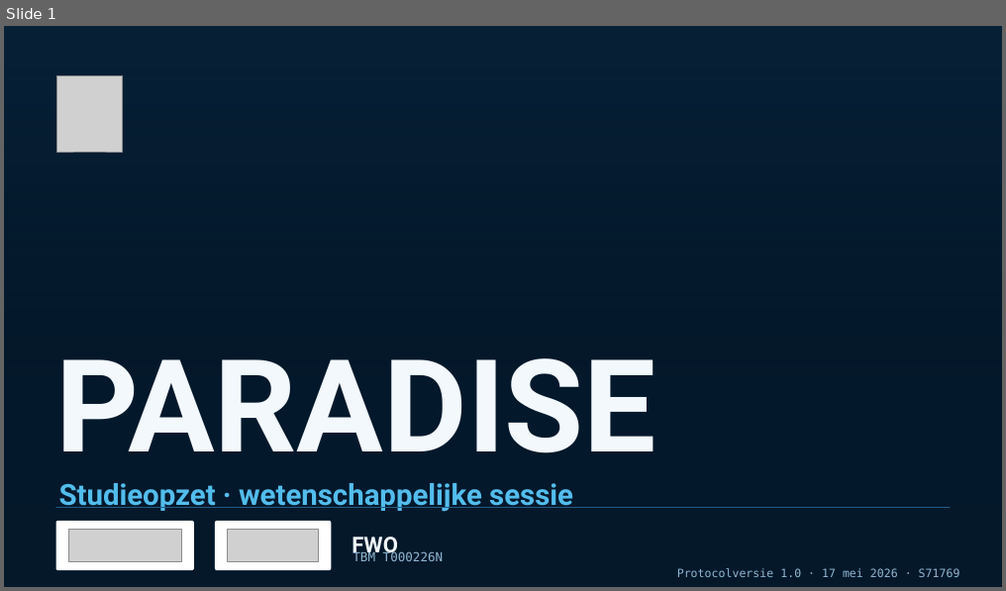
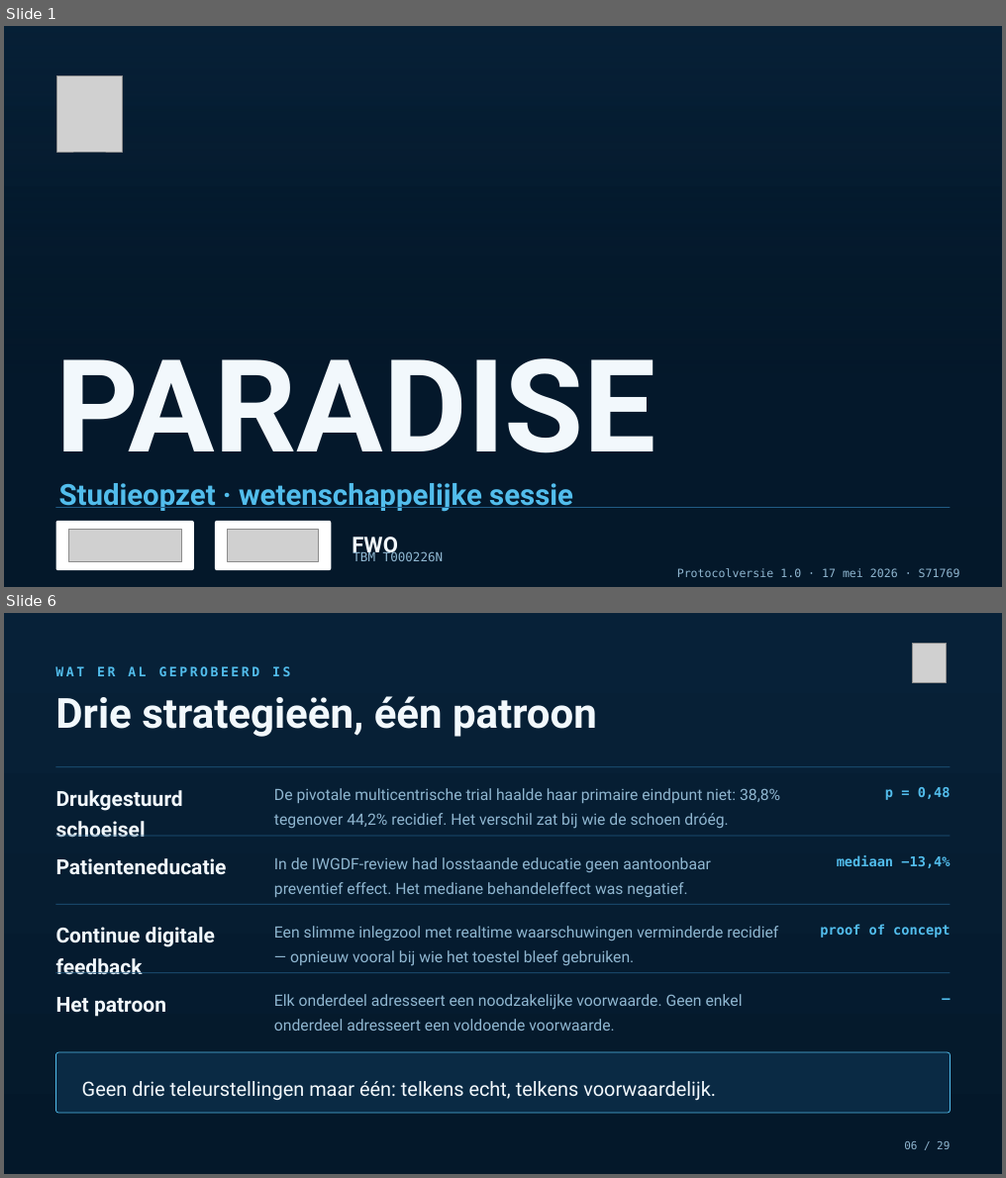
Before and after one commit to Dellfs/paradise-project, a slide deck: PARADISE_presentatie/PARADISE_congres.pptx. Shown one above the other, each under a label of ours: slide 1 before the commit, slides 1 and 6 after it; the slides between them are not shown. The pictures are 1006x591 and 1006x1178 pixels, drawn with LibreOffice and Linux fonts; fonts in the diff are those of the drawing; grey boxes stand for pictures; background and template pictures are left out; a plain dark background stands for a picture behind light text. Boxes give left, top, right and bottom in pixels: in the first picture for what was removed or moved away, otherwise in the second. Text is boxed around its words. In the diff, an @@ line names an element or a change of style, - is before the commit and + after.

```diff
--- a/PARADISE_presentatie/PARADISE_congres.pptx
+++ b/PARADISE_presentatie/PARADISE_congres.pptx
@@ slide 6 added at (4, 613, 1002, 1174), background #FFFFFF @@
@@ rectangle added at (4, 613, 1002, 1174), fill gradient #072138 to #04182A @@
@@ text added at (55, 666, 290, 676), 12.5 pt, text #52BDEC, bold @@
+WAT ER AL GEPROBEERD IS
@@ picture added at (912, 643, 946, 682) @@
@@ text added at (55, 696, 597, 737), 40 pt, text #F2F8FC, bold @@
+Drie strategieën, één patroon
@@ rectangle added at (55, 767, 949, 768), fill #215B84 @@
@@ text added at (56, 790, 183, 838), 20 pt, text #F2F8FC, bold @@
+Drukgestuurd schoeisel
@@ text added at (274, 788, 780, 829), 15 pt, text #8FB6D0 @@
+De pivotale multicentrische trial haalde haar primaire eindpunt niet: 38,8% tegenover 44,2% recidief. Het verschil zat bij wie de schoen dróég.
@@ text added at (885, 787, 950, 800), 13 pt, text #52BDEC, bold @@
+p = 0,48
@@ rectangle added at (55, 836, 949, 836), fill #215B84 @@
@@ text added at (56, 859, 227, 875), 20 pt, text #F2F8FC, bold @@
+Patienteneducatie
@@ text added at (274, 858, 711, 898), 15 pt, text #8FB6D0 @@
+In de IWGDF-review had losstaande educatie geen aantoonbaar preventief effect. Het mediane behandeleffect was negatief.
@@ text added at (837, 856, 949, 868), 13 pt, text #52BDEC, bold @@
+mediaan −13,4%
@@ rectangle added at (55, 904, 949, 905), fill #215B84 @@
@@ text added at (56, 927, 215, 974), 20 pt, text #F2F8FC, bold @@
+Continue digitale feedback
@@ text added at (274, 926, 778, 966), 15 pt, text #8FB6D0 @@
+Een slimme inlegzool met realtime waarschuwingen verminderde recidief — opnieuw vooral bij wie het toestel bleef gebruiken.
@@ text added at (820, 924, 949, 938), 13 pt, text #52BDEC, bold @@
+proof of concept
@@ rectangle added at (55, 973, 949, 973), fill #215B84 @@
@@ text added at (56, 997, 166, 1017), 20 pt, text #F2F8FC, bold @@
+Het patroon
@@ text added at (274, 994, 743, 1031), 15 pt, text #8FB6D0 @@
+Elk onderdeel adresseert een noodzakelijke voorwaarde. Geen enkel onderdeel adresseert een voldoende voorwaarde.
@@ text added at (815, 986, 950, 1008), 13 pt, text #52BDEC, bold @@
+—
@@ rounded rectangle added at (55, 1053, 949, 1113), fill #0A2A44, outline #52BDEC 0.75 pt @@
@@ text added at (82, 1081, 716, 1101), 19 pt, text #F2F8FC @@
+Geen drie teleurstellingen maar één: telkens echt, telkens voorwaardelijk.
@@ text added at (904, 1142, 949, 1150), 10.5 pt, text #8FB6D0 @@
+06 / 29
```
Also in this commit, not shown: 19 slides changed, 7 other slides added, 3 slides removed, 9 other files.
